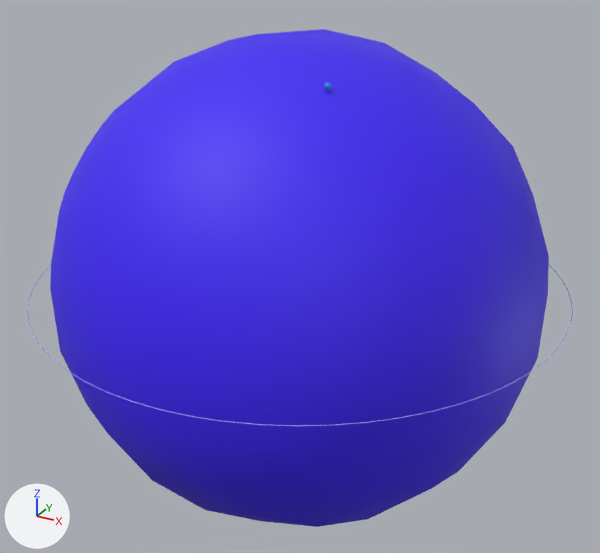
Before and after pictures for a commit that changed the glTF model glb/92.glb.
One viewpoint serves both versions: a 50 mm camera at (1.479, -2.688, 1.352) aimed at (-0.001, 0.003, 0.007). The axes (+X, +Y, +Z) are drawn at lower left. The lights are the same throughout. The first picture is the older version. Where no turn or scale is listed for an object, it has been applied to the vertices.

Objects in the first picture: 'Orbital_7s_0' and 2 more.
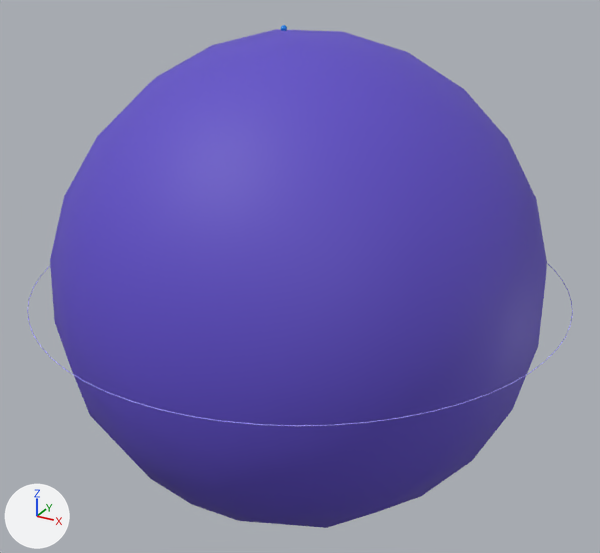
Where the change shows, as pixel boxes [x1, y1, x2, y2] in the pictures (600 x 553 px):
'Orbital_7s_0', recoloured, turned: before [50, 29, 549, 527]; after [50, 29, 547, 528]

What the commit changed:
Material 'TMP_orb_92_7s' (mat_tmp_orb_92_7s) changes colour from blue #3f1ff6 to blue #5f4dc7; in linear values from (0.0492, 0.0136, 0.92) to (0.114, 0.0739, 0.574).
Object 'Orbital_7s_0' (ob_orbital_7s_0) turns from (30, 47, -94) to (25, 0.2, 133) degrees about x, y and z.
